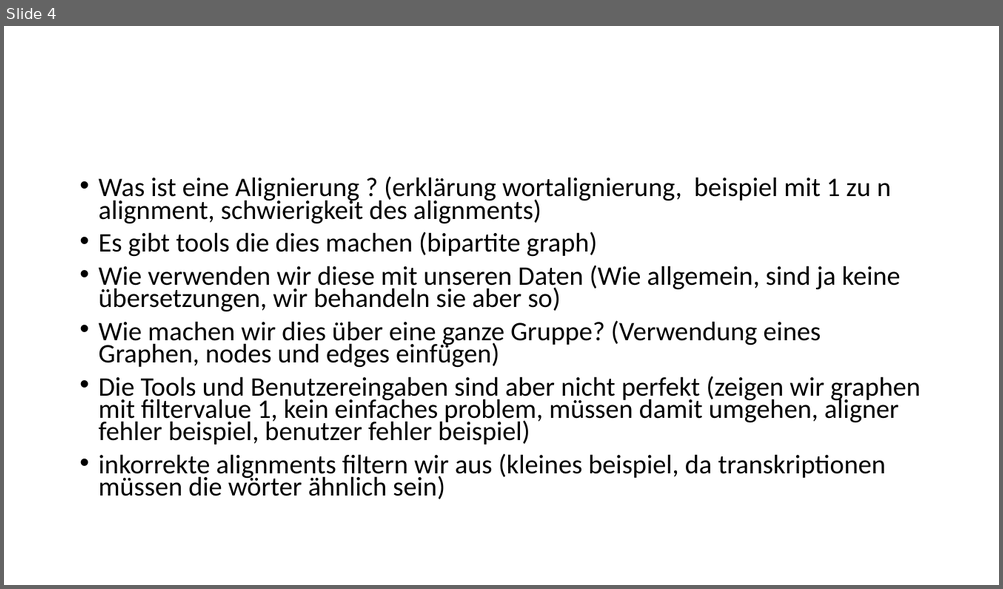
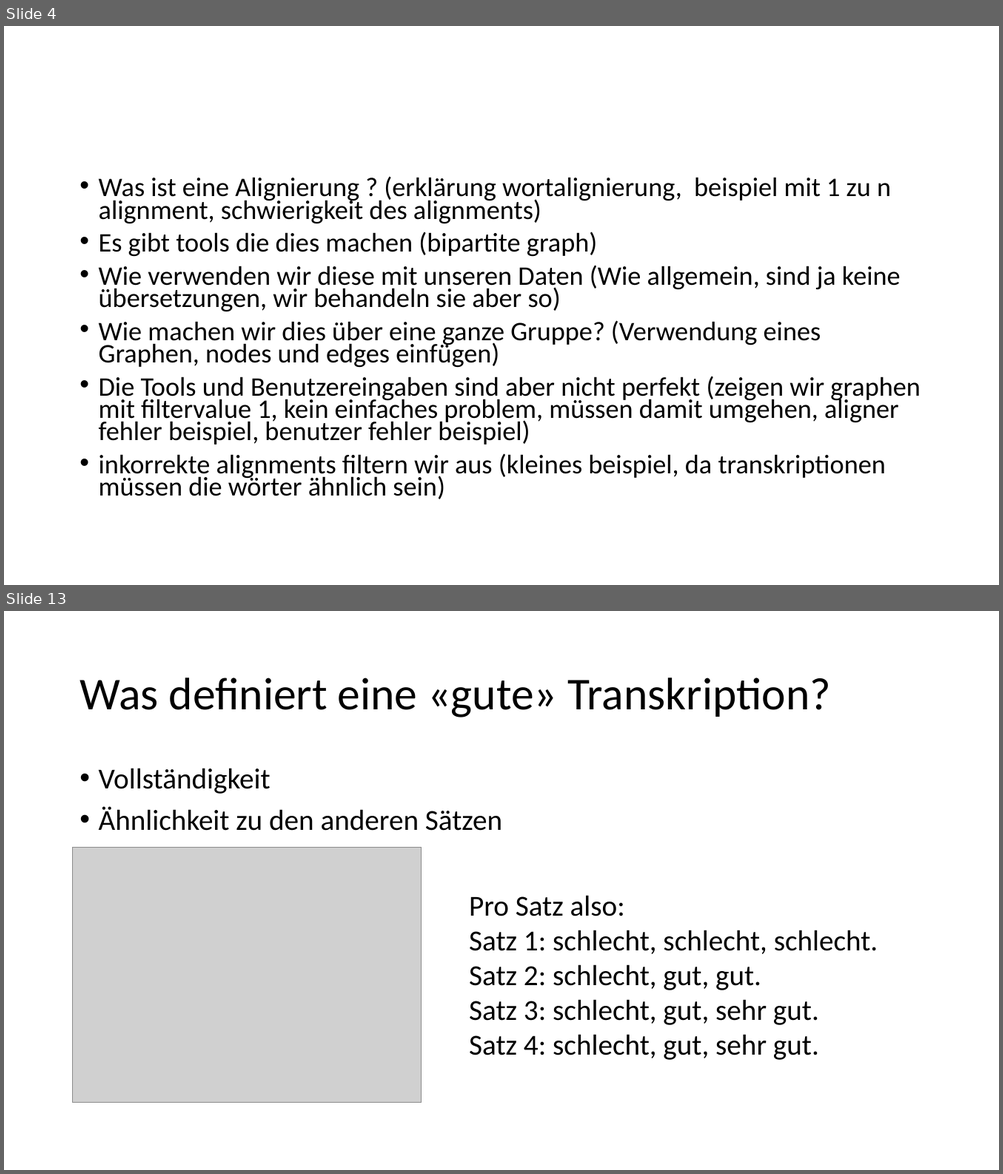
Before and after one commit to 837/ip5-nlp-ch, a slide deck: doc/IP5_Präsentation.pptx. Shown one above the other, each under a label of ours: slide 4 before the commit, slides 4 and 13 after it; the slides between them are not shown. The pictures are 1003x589 and 1003x1174 pixels, drawn with LibreOffice and Linux fonts; fonts in the diff are those of the drawing; grey boxes stand for pictures. Boxes give left, top, right and bottom in pixels: in the first picture for what was removed or moved away, otherwise in the second. Text is boxed around its words. In the diff, an @@ line names an element or a change of style, - is before the commit and + after.

```diff
--- a/doc/IP5_Präsentation.pptx
+++ b/doc/IP5_Präsentation.pptx
@@ slide 13 added at (4, 611, 999, 1170), background #FFFFFF @@
@@ title added at (79, 678, 831, 718), 44 pt, text #000000 @@
+Was definiert eine «gute» Transkription?
@@ text added at (99, 768, 502, 831), 28 pt, text #000000 @@
+• Vollständigkeit
+• Ähnlichkeit zu den anderen Sätzen
@@ picture added at (73, 848, 422, 1103) @@
@@ text added at (469, 895, 878, 1060), 28 pt, text #000000 @@
+Pro Satz also:
+Satz 1: schlecht, schlecht, schlecht.
+Satz 2: schlecht, gut, gut.
+Satz 3: schlecht, gut, sehr gut.
+Satz 4: schlecht, gut, sehr gut.
```
Also in this commit, not shown: 8 other slides added, 1 slide removed, 2 other files.
